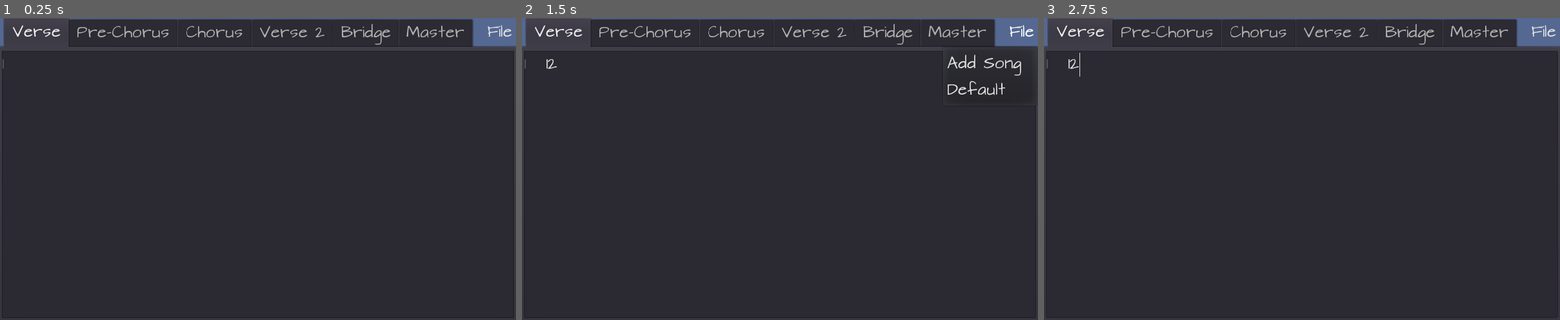
Above: before the commit, frames 1-3 (left to right).
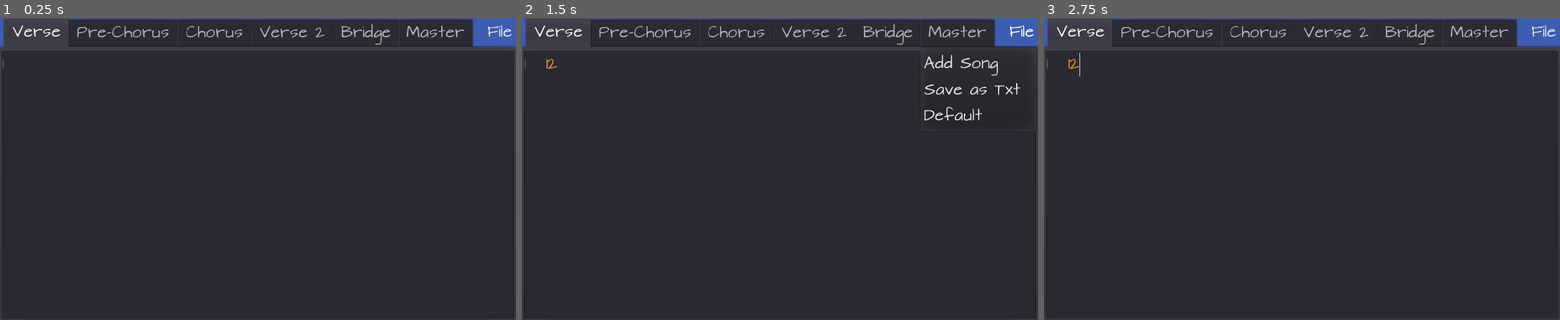
Above: after the commit, the same moments.

Repository: Aether-Interactive-Studios/Songwriter
Game: Godot game, scene res://Scenes/Main.tscn
The game is run twice, just before and just after one commit, with the same random seed, the same clock (stepped at 60 frames per second) and the same inputs.
Inputs (mouse positions are in pixels of both pictures, inside the frame that each line leads up to):
- Up to frame 1 (0.25 s): no input
- Up to frame 2 (1.5 s): click (780, 184) at 0.52 s; type "12" at 0.6 s; click "File" at 1.25 s
- Up to frame 3 (2.75 s): click "File" at 2 s

The runs differ from the first frame. In frame 1, 1.1% of the frame differs, in the area x 0-100%, y 0-10%; in frame 2, 1.9%, in the area x 0-100%, y 0-35%; in frame 3, 1.1%.

Commit message:
Web export
Now compatible with a web browser.

Diff:
--- a/Scenes/Main.tscn
+++ b/Scenes/Main.tscn
@@ -13,9 +13,10 @@
 }
 
 [node name="ColorRect" type="ColorRect" parent="."]
-margin_right = 1908.0
+margin_left = -2.18188
+margin_right = 1905.82
 margin_bottom = 906.0
-color = Color( 0.337255, 0.411765, 0.576471, 1 )
+color = Color( 0.243137, 0.368627, 0.698039, 1 )
 __meta__ = {
 "_edit_use_anchors_": false
 }
@@ -47,6 +48,7 @@
 margin_top = 67.0
 margin_right = -4.0
 margin_bottom = -4.0
+syntax_highlighting = true
 show_line_numbers = true
 smooth_scrolling = true
 
@@ -120,11 +122,40 @@
 visible = false
 anchor_right = 1.0
 anchor_bottom = 1.0
-margin_left = 3.0
-margin_top = 73.0
-margin_right = -52.0
-margin_bottom = -418.0
-text = "What should the new file be called?"
+margin_left = 4.0
+margin_top = 67.0
+margin_right = -4.0
+margin_bottom = -466.0
+text = "What should the new song be called?"
+__meta__ = {
+"_edit_use_anchors_": false
+}
+
+[node name="Button" type="Button" parent="."]
+visible = false
+margin_left = 814.985
+margin_top = 75.1504
+margin_right = 1006.99
+margin_bottom = 130.15
+text = "Enter"
+__meta__ = {
+"_edit_use_anchors_": false
+}
+
+[node name="FileDialog" type="FileDialog" parent="."]
+anchor_right = 1.0
+anchor_bottom = 1.0
+margin_left = -2.0
+margin_top = 23.0
+margin_right = -71.0
+margin_bottom = -2.0
+resizable = true
+access = 2
+current_dir = "/Godot Games/TextEdit"
+current_path = "/Godot Games/TextEdit/"
+__meta__ = {
+"_edit_use_anchors_": false
+}
 [connection signal="text_changed" from="TabContainer/Verse" to="." method="_on_Verse_text_changed"]
 [connection signal="text_changed" from="TabContainer/Pre-Chorus" to="." method="_on_PreChorus_text_changed"]
 [connection signal="text_changed" from="TabContainer/Chorus" to="." method="_on_Chorus_text_changed"]
@@ -133,4 +164,7 @@
 [connection signal="text_changed" from="TabContainer/Master" to="." method="_on_Master_text_changed"]
 [connection signal="pressed" from="MenuButton" to="." method="_on_MenuButton_pressed"]
 [connection signal="focus_entered" from="LineEdit" to="." method="_on_LineEdit_focus_entered"]
+[connection signal="focus_exited" from="LineEdit" to="." method="_on_LineEdit_focus_exited"]
 [connection signal="text_entered" from="LineEdit" to="." method="_on_LineEdit_text_entered"]
+[connection signal="pressed" from="Button" to="." method="_on_Button_pressed"]
+[connection signal="file_selected" from="FileDialog" to="." method="_on_FileDialog_file_selected"]
--- a/Scripts/Main.gd
+++ b/Scripts/Main.gd
@@ -1,5 +1,5 @@
 extends Control
-
+var buttonHovered
 var verse = "Verse"
 var prechorus = "Pre-Chorus"
 var chorus = "Chorus"
@@ -29,14 +29,18 @@
 func loadsaves():
 	x
 
-func addnewfile(item):
+func addnewfile():
 	$LineEdit.visible = true
 
 
 func _on_item_pressed(id):
 	var item = $MenuButton.get_popup().get_item_text(id)
-	if item == "Add Song":
-		addnewfile(item)
+	if item == "Save as Txt":
+		$FileDialog.popup()
+	elif item == "Add Song":
+		$LineEdit.text = "What should the new song be called?"
+		$Button.visible = true
+		addnewfile()
 	else:
 		location = storage + item + ".json"
 
@@ -94,11 +98,13 @@
 
 	var lyrics = File.new()
 	$MenuButton.get_popup().add_item("Add Song")
+	$MenuButton.get_popup().add_item("Save as Txt")
 	$MenuButton.get_popup().add_item("Default")
 
 
 
 	lyrics.open(songs, File.READ)
+
 	if lyrics.file_exists(songs):
 		var songinfo = parse_json(lyrics.get_as_text())
 
@@ -106,7 +112,12 @@
 		for keys in songinfo.keys():
 			if not keys == "Default":
 				$MenuButton.get_popup().add_item(keys)
-
+	else:
+
+		lyrics.open(songs, File.WRITE)
+		lyrics.store_string("{\"Default\" : \"\" }")
+
+	lyrics.close()
 
 
 
@@ -125,6 +136,8 @@
 		read()
 
 	_master_()
+
+
 
 func main(part):
 	var node = get_node("TabContainer/"+part)
@@ -186,13 +199,12 @@
 
 
 func _on_LineEdit_text_entered(new_text):
+	print(new_text)
 	location = storage + new_text + ".json"
 	$MenuButton.get_popup().add_item(new_text)
 	var file = File.new()
-	var toJson = "," + "\"" +new_text + "\"" + ": \"\" } "
-	if not file.file_exists(songs):
-		file.open(songs, File.WRITE)
-		file.store_string("{\"Default\" : \"\" }")
+	var toJson = "," + "\"" +new_text + "\"" + ": \"\" }"
+
 
 	file.open(songs, File.READ_WRITE)
 	file.seek_end(-1)
@@ -200,3 +212,33 @@
 	newfile()
 	$LineEdit.visible = false
 	pass # Replace with function body.
+
+
+
+
+#func _on_LineEdit_focus_exited():
+#
+#	$LineEdit.visible = false
+#
+#	$Button.visible = false
+#	pass # Replace with function body.
+
+
+func _on_Button_pressed():
+	$Button.visible = true
+	_on_LineEdit_text_entered($LineEdit.text)
+	print("$LineEdit.text")
+	$Button.visible = false
+	$LineEdit.visible = false
+	pass # Replace with function body.
+
+
+
+func _on_FileDialog_file_selected(path):
+	_master_()
+	print(data.Verse)
+	print('/')
+	var txt = File.new()
+	txt.open(path+".txt", File.WRITE )
+	txt.store_string($"TabContainer/Master".text)
+	pass # Replace with function body.
--- a/Themes/DefTheme.tres
+++ b/Themes/DefTheme.tres
@@ -15,6 +15,19 @@
 Button/styles/hover = null
 Button/styles/normal = null
 Button/styles/pressed = null
+LineEdit/colors/clear_button_color = Color( 0.88, 0.88, 0.88, 1 )
+LineEdit/colors/clear_button_color_pressed = Color( 1, 1, 1, 1 )
+LineEdit/colors/cursor_color = Color( 0.94, 0.94, 0.94, 1 )
+LineEdit/colors/font_color = Color( 0.88, 0.88, 0.88, 1 )
+LineEdit/colors/font_color_selected = Color( 0, 0, 0, 1 )
+LineEdit/colors/font_color_uneditable = Color( 0.88, 0.88, 0.88, 0.5 )
+LineEdit/colors/selection_color = Color( 0.411765, 0.682353, 0.388235, 1 )
+LineEdit/constants/minimum_spaces = 12
+LineEdit/fonts/font = null
+LineEdit/icons/clear = null
+LineEdit/styles/focus = null
+LineEdit/styles/normal = null
+LineEdit/styles/read_only = null
 Tabs/colors/font_color_bg = Color( 0.69, 0.69, 0.69, 1 )
 Tabs/colors/font_color_disabled = Color( 0.9, 0.9, 0.9, 0.2 )
 Tabs/colors/font_color_fg = Color( 0.94, 0.94, 0.94, 1 )
Not shown, added: Builds/Web/Songwriter.html
Not shown, added: Builds/Web/Songwriter.js
Not shown, added: Builds/Web/Songwriter.pck
Not shown, added: Builds/Web/Songwriter.png
Not shown, added: Builds/Web/Songwriter.wasm
Not shown, added: Builds/Web/favicon.png
Not shown, changed: Builds/Win/Songwriter.exe
Not shown, changed: Builds/Win/Songwriter.zip
